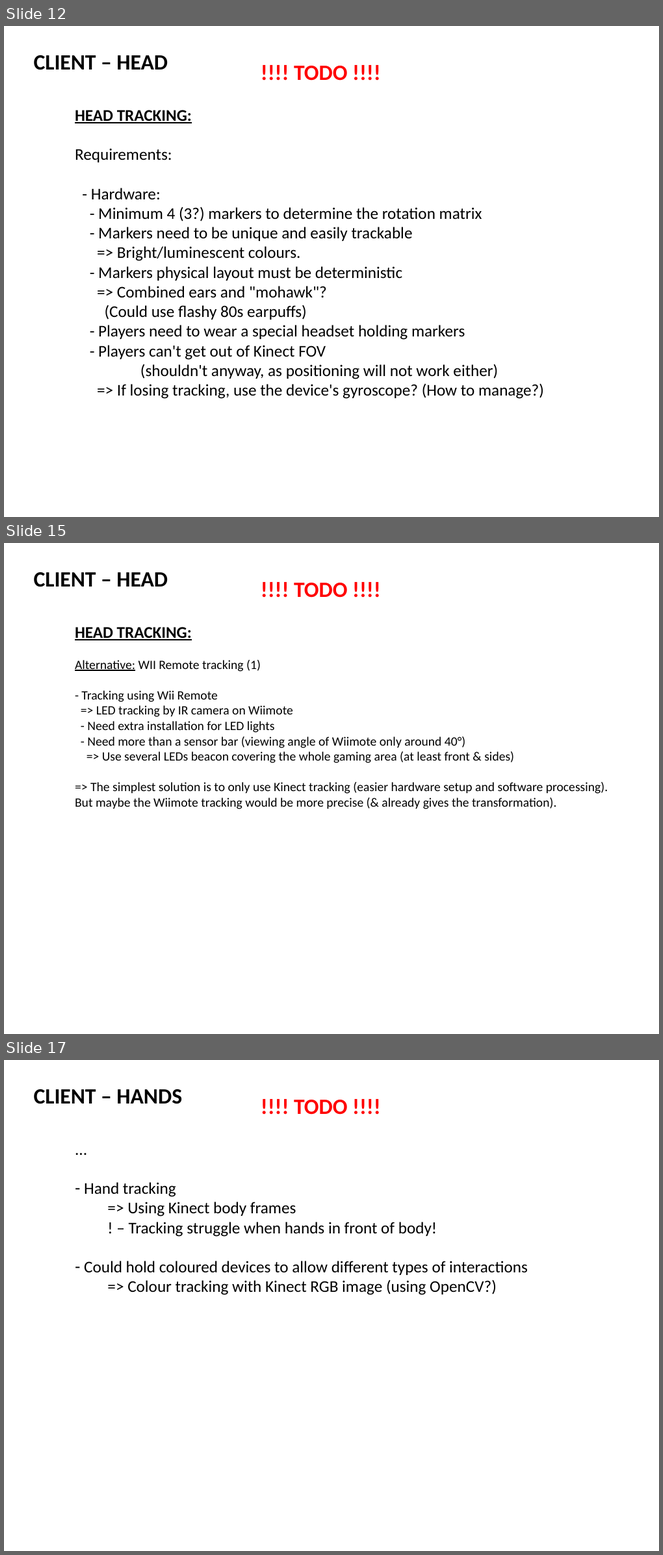
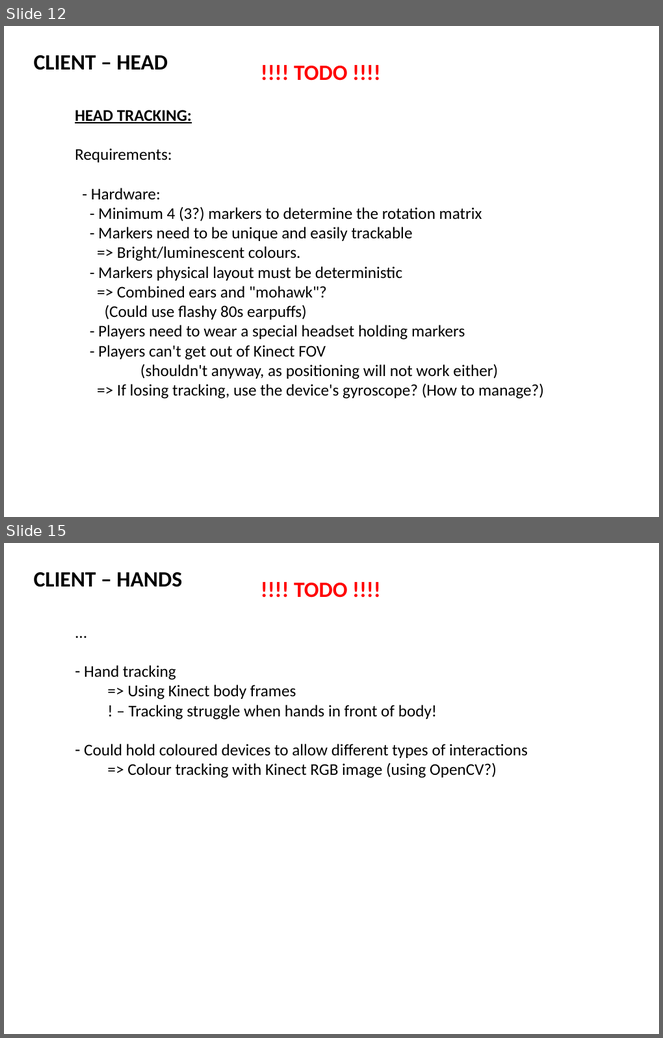
Before and after one commit to 2-REC/unity-kinect-xr, a slide deck: docs/KINECT_AR_2.pptx. Shown one above the other, each under a label of ours: slides 12, 15 and 17 before the commit, slides 12 and 15 after it; the slides between them are not shown. The pictures are 663x1555 and 663x1038 pixels, drawn with LibreOffice and Linux fonts; fonts in the diff are those of the drawing. Boxes give left, top, right and bottom in pixels: in the first picture for what was removed or moved away, otherwise in the second. Text is boxed around its words. In the diff, an @@ line names an element or a change of style, - is before the commit and + after.

```diff
--- a/docs/KINECT_AR_2.pptx
+++ b/docs/KINECT_AR_2.pptx
@@ slide 15 removed at (4, 543, 659, 1034), background #FFFFFF @@
@@ text removed at (34, 572, 168, 587) @@
-CLIENT – HEAD
@@ text removed at (294, 583, 347, 598) @@
-!!!! TODO !!!!
@@ text removed at (75, 627, 608, 809) @@
-HEAD TRACKING:
-Alternative: WII Remote tracking (1)
-- Tracking using Wii Remote
-=> LED tracking by IR camera on Wiimote
-- Need extra installation for LED lights
-- Need more than a sensor bar (viewing angle of Wiimote only around 40°)
-=> Use several LEDs beacon covering the whole gaming area (at least front & sides)
-=> The simplest solution is to only use Kinect tracking (easier hardware setup and software processing).
-But maybe the Wiimote tracking would be more precise (& already gives the transformation).
@@ what was slide 17 is now slide 15 @@
```
Also in this commit, not shown: 2 slides changed, 1 other slide removed.
